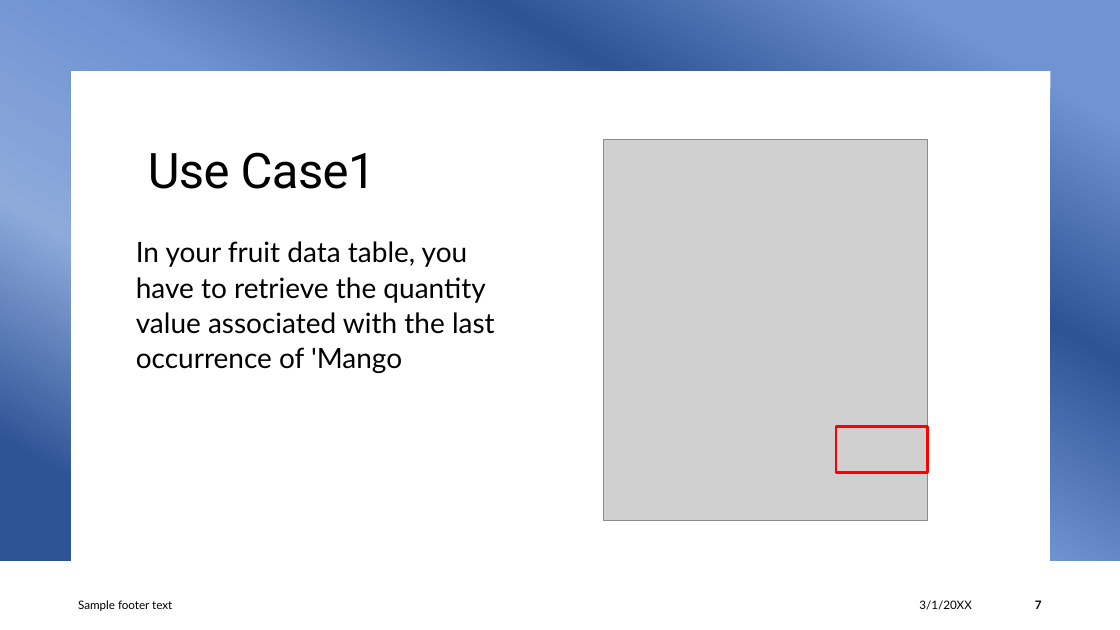
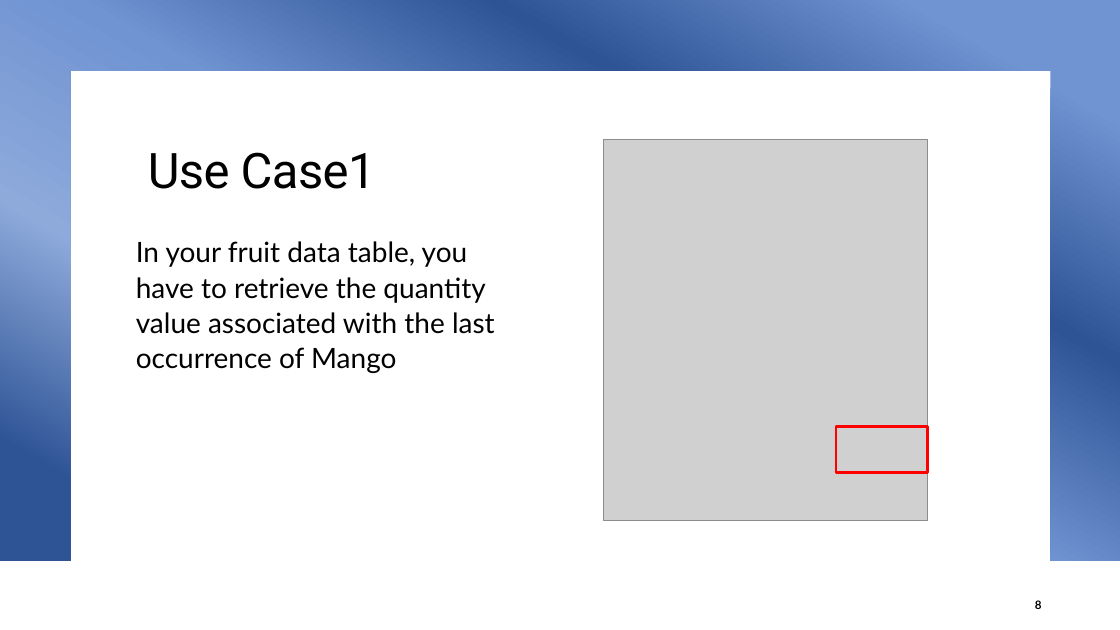
Before and after one commit to Ejaz6120/Portfolio, a slide deck: slide 8 of Presentations/.Net LINQ.pptx (slide 7 before the commit). Drawn at 1120x630 pixels with LibreOffice and Linux fonts; fonts in the diff are those of the drawing; grey boxes stand for pictures. Boxes give left, top, right and bottom in pixels: in the first picture for what was removed or moved away, otherwise in the second. Text is boxed around its words. In the diff, an @@ line names an element or a change of style, - is before the commit and + after.

```diff
--- a/Presentations/.Net LINQ.pptx
+++ b/Presentations/.Net LINQ.pptx
@@ text at bbox=[136, 241, 495, 373]: text changed @@
-In your fruit data table, you have to retrieve the quantity value associated with the last occurrence of 'Mango
+In your fruit data table, you have to retrieve the quantity value associated with the last occurrence of Mango
@@ text removed at bbox=[78, 600, 172, 611] @@
-Sample footer text
@@ text removed at bbox=[919, 600, 972, 610] @@
-3/1/20XX
@@ page number at bbox=[1035, 600, 1042, 609]: text changed @@
-7
+8
```
Also in this commit, not shown: 4 other slides changed, 1 slide added, 1 other file.
